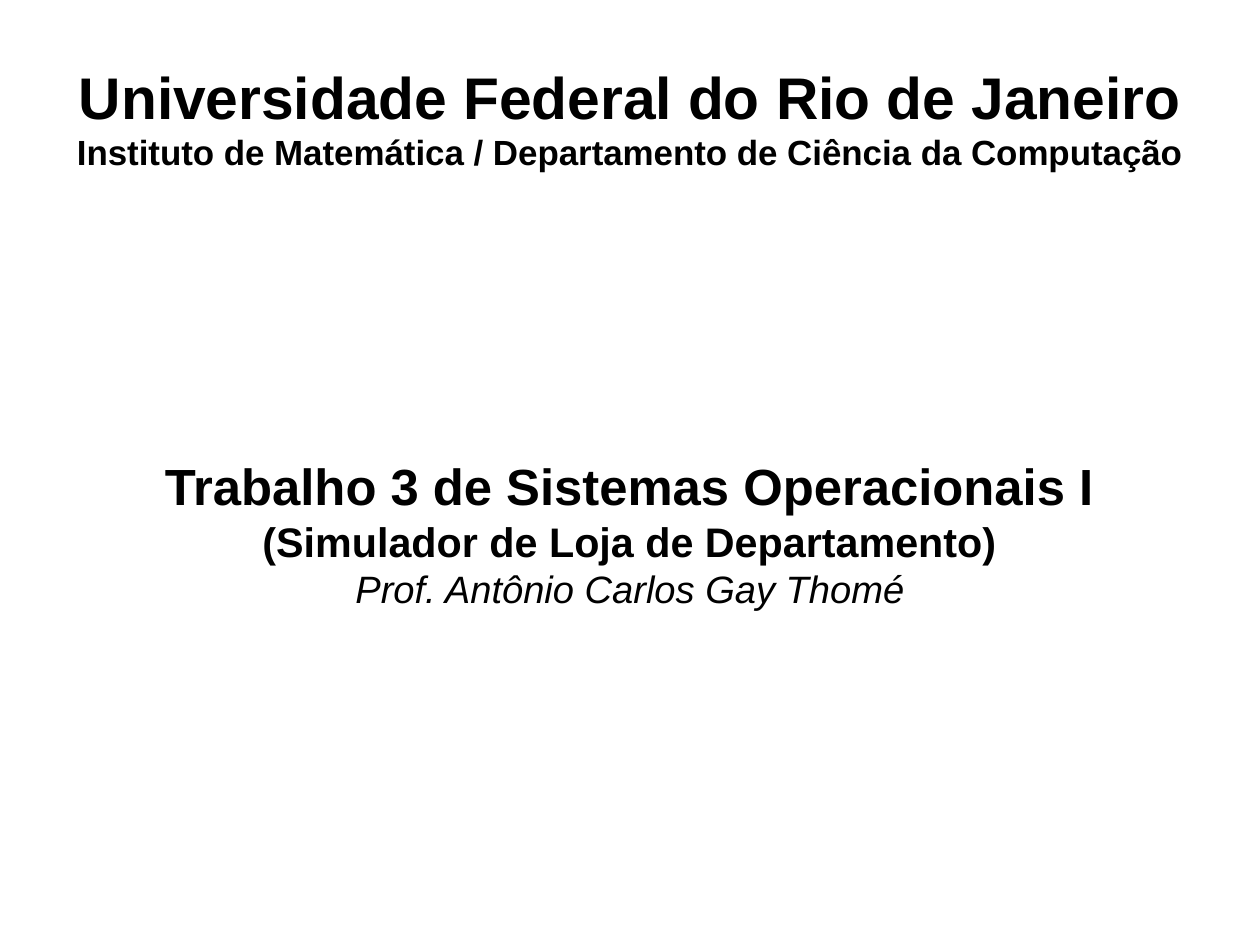
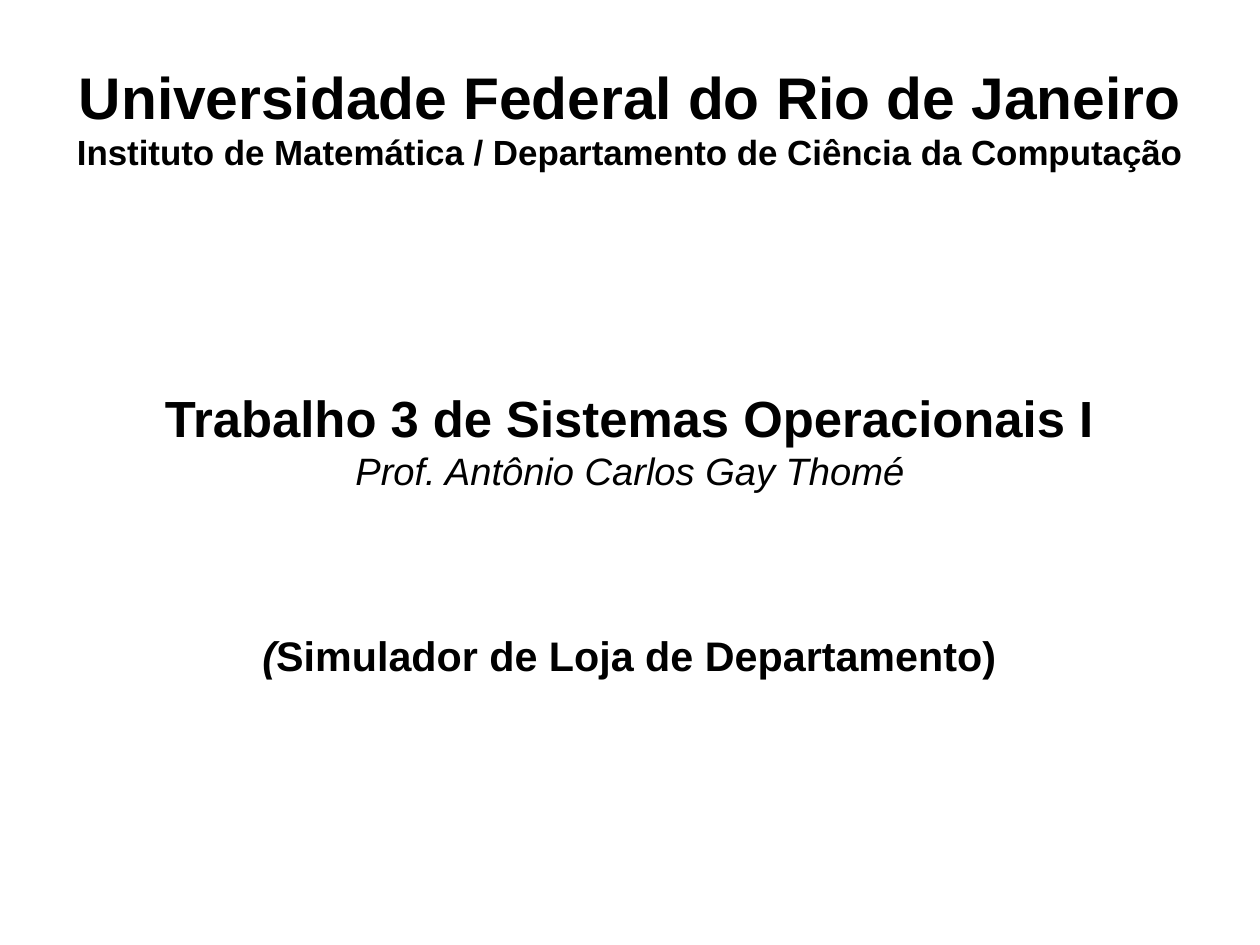
Before and after one commit to brunobuss/lojasim, a slide deck: slide 1 of docs/Apresentação_SO.odp. Drawn at 1260x945 pixels with LibreOffice and Linux fonts; fonts in the diff are those of the drawing. Boxes give left, top, right and bottom in pixels: in the first picture for what was removed or moved away, otherwise in the second. Text is boxed around its words. In the diff, an @@ line names an element or a change of style, - is before the commit and + after.

```diff
--- a/docs/Apresentação_SO.odp
+++ b/docs/Apresentação_SO.odp
@@ subtitle at (355, 457, 905, 493): paragraph added @@
+Prof. Antônio Carlos Gay Thomé
@@ subtitle at (355, 575, 905, 611): paragraph removed @@
-Prof. Antônio Carlos Gay Thomé
@@ subtitle at (262, 641, 996, 679): italic on in "(Simulador" @@
```
Also in this commit, not shown: 1 other slide changed, 1 other file.
